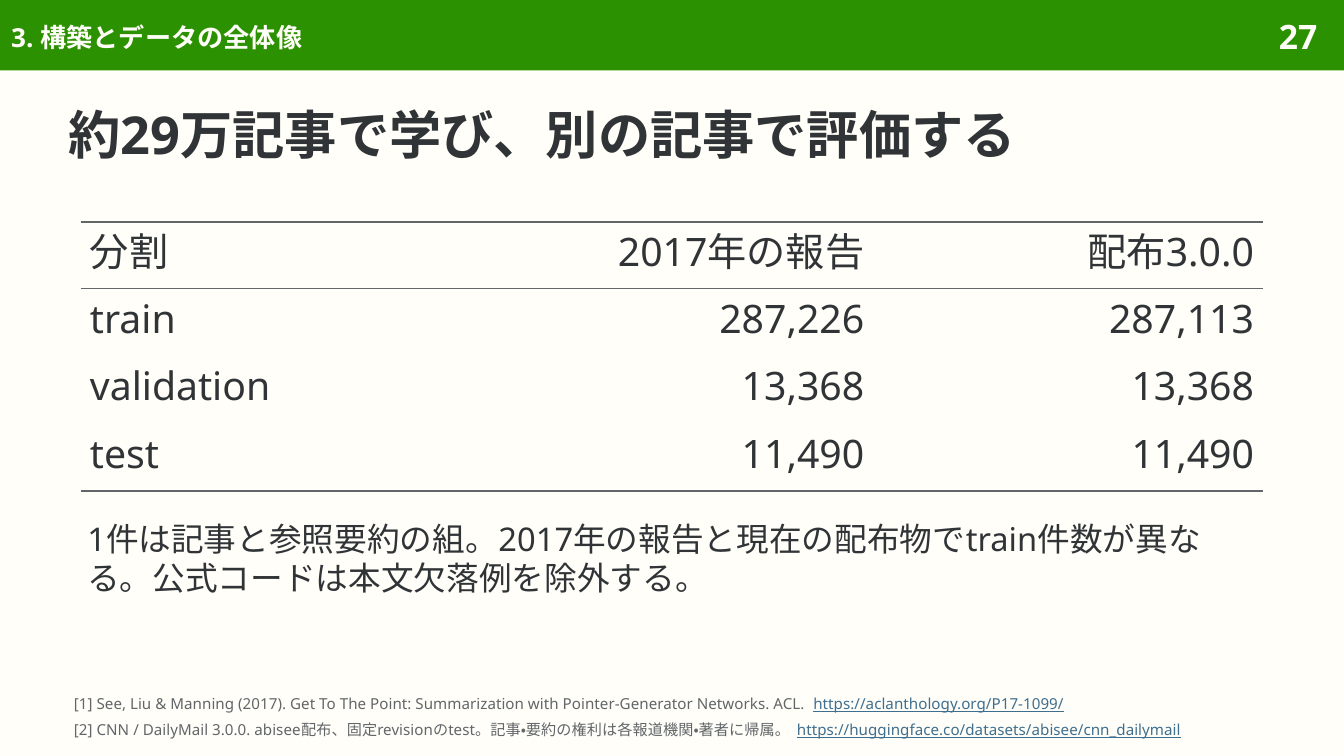
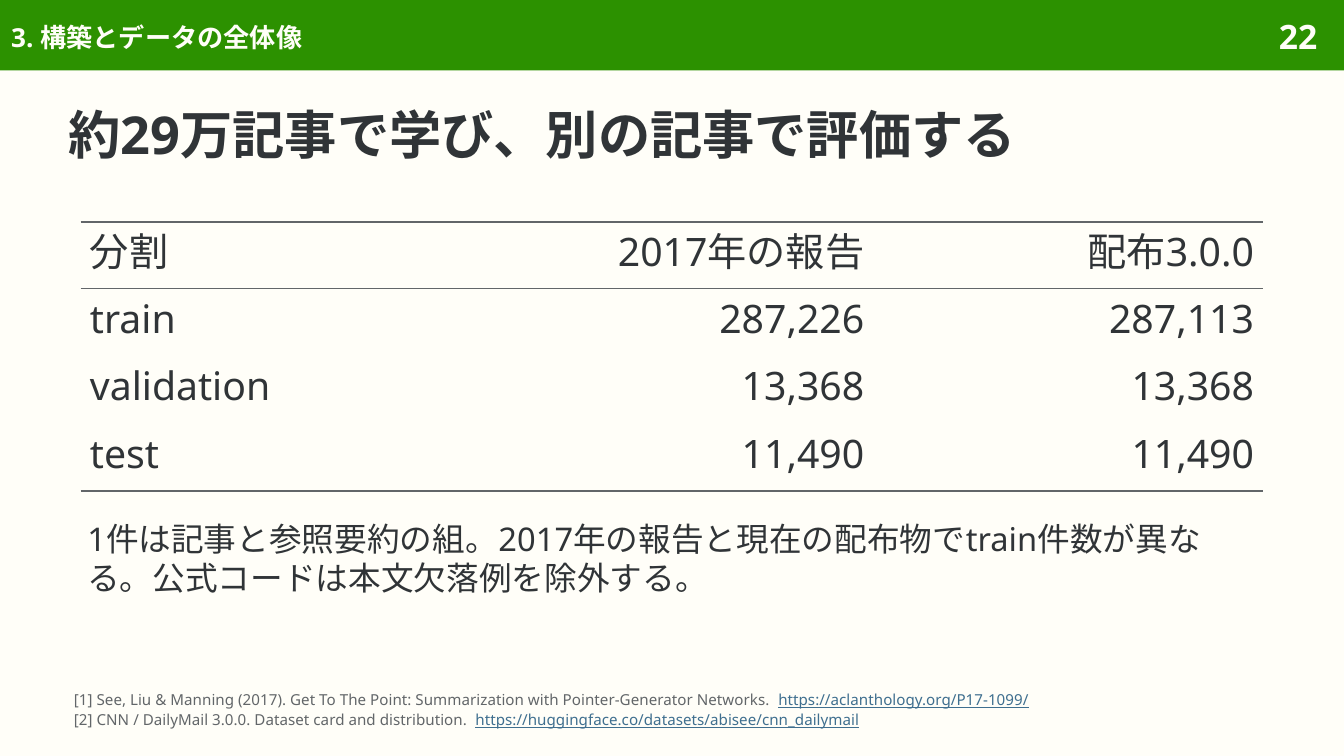
Before and after one commit to sasakiy84/datasets-in-10-minutes, a slide deck: slide 22 of slides/datasets-in-10-minutes-cnn-dailymail.pptx (slide 27 before the commit). Drawn at 1344x756 pixels with LibreOffice and Linux fonts; fonts in the diff are those of the drawing. Boxes give left, top, right and bottom in pixels: in the first picture for what was removed or moved away, otherwise in the second. Text is boxed around its words. In the diff, an @@ line names an element or a change of style, - is before the commit and + after.

Commit message:
Present CNN DailyMail as the original summarization dataset

```diff
--- a/slides/datasets-in-10-minutes-cnn-dailymail.pptx
+++ b/slides/datasets-in-10-minutes-cnn-dailymail.pptx
@@ page number at <box>1279,24,1317,49</box>: text changed @@
-27
+22
@@ text at <box>74,693,1028,729</box>: text changed @@
-[1] See, Liu & Manning (2017). Get To The Point: Summarization with Pointer-Generator Networks. ACL. https://aclanthology.org/P17-1099/
-[2] CNN / DailyMail 3.0.0. abisee配布、固定revisionのtest。記事・要約の権利は各報道機関・著者に帰属。 https://huggingface.co/datasets/abisee/cnn_dailymail
+[1] See, Liu & Manning (2017). Get To The Point: Summarization with Pointer-Generator Networks. https://aclanthology.org/P17-1099/
+[2] CNN / DailyMail 3.0.0. Dataset card and distribution. https://huggingface.co/datasets/abisee/cnn_dailymail
```
Also in this commit, not shown: 50 other slides changed, 14 slides removed, 40 other files.
